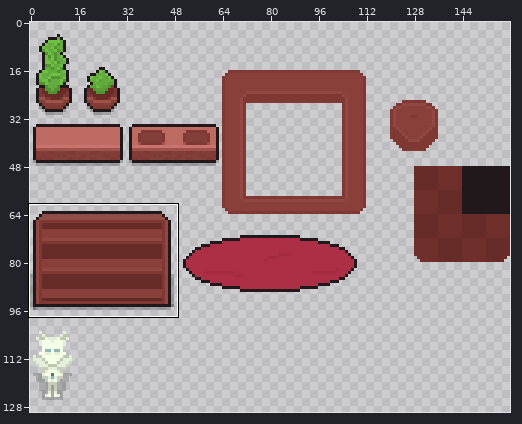
File history of a sprite sheet, Assets/Prototyping/Tilemaps/library.png. The first picture is a wide view before the edit; the outline marks the close-up.
Close-up. The starting point:
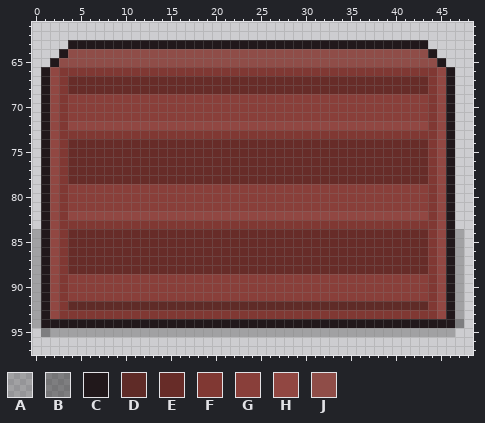
The file is 160x224 pixels. Colours within 5 levels of each other are drawn and written as one. Shown: x 0..48, y 61..97. The wide view leaves out empty margins. The commit also changed other parts of the picture, which this record leaves out.
Palette (. is transparent): A #00000037  B #00000062  C #21181b  D #5f2b27  E #672c28  F #803833  G #893f3a  H #914742  J #8f4d48
And afterwards:
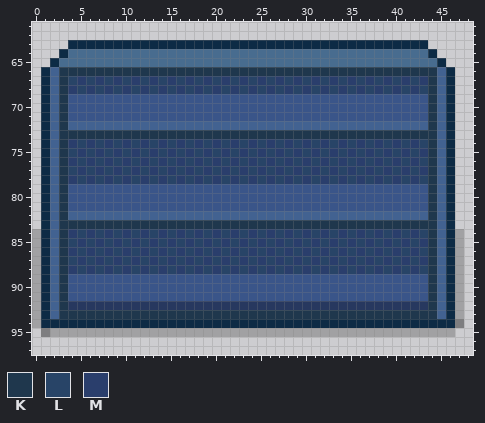
Colours new in this view: K #1f374d  L #284467  M #2a3e6c
The edit:
colour C: #21181b -> #0d2b45
colour D: #5f2b27 -> #27385f
colour G: #893f3a -> #3a5589
colour H: #914742 -> #426291
colour J: #8f4d48 -> #486c8f
y 66: x 3..44 FFFFFFFFFFFFFFFFFFFFFFFFFFFFFFFFFFFFFFFFFF -> KKKKKKKKKKKKKKKKKKKKKKKKKKKKKKKKKKKKKKKKKK
y 67: x 3..44 FEEEEEEEEEEEEEEEEEEEEEEEEEEEEEEEEEEEEEEEEF -> KLMLMLMLMLMLMLMLMLMLMLMLMLMLMLMLMLMLMLMLMK
y 68: x 3..44 FEEEEEEEEEEEEEEEEEEEEEEEEEEEEEEEEEEEEEEEEF -> KMLMLMLMLMLMLMLMLMLMLMLMLMLMLMLMLMLMLMLMLK
y 69..72: x 3 F -> K; x 44 F -> K
y 73: x 3..44 FFFFFFFFFFFFFFFFFFFFFFFFFFFFFFFFFFFFFFFFFF -> KKKKKKKKKKKKKKKKKKKKKKKKKKKKKKKKKKKKKKKKKK
y 74: x 3..44 FEEEEEEEEEEEEEEEEEEEEEEEEEEEEEEEEEEEEEEEEF -> KMLMLMLMLMLMLMLMLMLMLMLMLMLMLMLMLMLMLMLMLK
y 75: x 3..44 FEEEEEEEEEEEEEEEEEEEEEEEEEEEEEEEEEEEEEEEEF -> KLMLMLMLMLMLMLMLMLMLMLMLMLMLMLMLMLMLMLMLMK
y 76: x 3..44 FEEEEEEEEEEEEEEEEEEEEEEEEEEEEEEEEEEEEEEEEF -> KMLMLMLMLMLMLMLMLMLMLMLMLMLMLMLMLMLMLMLMLK
y 77: x 3..44 FEEEEEEEEEEEEEEEEEEEEEEEEEEEEEEEEEEEEEEEEF -> KLMLMLMLMLMLMLMLMLMLMLMLMLMLMLMLMLMLMLMLMK
y 78: x 3..44 FEEEEEEEEEEEEEEEEEEEEEEEEEEEEEEEEEEEEEEEEF -> KMLMLMLMLMLMLMLMLMLMLMLMLMLMLMLMLMLMLMLMLK
y 79..82: x 3 F -> K; x 44 F -> K
y 83: x 3..44 FFFFFFFFFFFFFFFFFFFFFFFFFFFFFFFFFFFFFFFFFF -> KKKKKKKKKKKKKKKKKKKKKKKKKKKKKKKKKKKKKKKKKK
y 84: x 3..44 FEEEEEEEEEEEEEEEEEEEEEEEEEEEEEEEEEEEEEEEEF -> KMLMLMLMLMLMLMLMLMLMLMLMLMLMLMLMLMLMLMLMLK
y 85: x 3..44 FEEEEEEEEEEEEEEEEEEEEEEEEEEEEEEEEEEEEEEEEF -> KLMLMLMLMLMLMLMLMLMLMLMLMLMLMLMLMLMLMLMLMK
y 86: x 3..44 FEEEEEEEEEEEEEEEEEEEEEEEEEEEEEEEEEEEEEEEEF -> KMLMLMLMLMLMLMLMLMLMLMLMLMLMLMLMLMLMLMLMLK
y 87: x 3..44 FEEEEEEEEEEEEEEEEEEEEEEEEEEEEEEEEEEEEEEEEF -> KLMLMLMLMLMLMLMLMLMLMLMLMLMLMLMLMLMLMLMLMK
y 88: x 3..44 FEEEEEEEEEEEEEEEEEEEEEEEEEEEEEEEEEEEEEEEEF -> KMLMLMLMLMLMLMLMLMLMLMLMLMLMLMLMLMLMLMLMLK
y 89..92: x 3 F -> K; x 44 F -> K
y 93: x 3..44 FFFFFFFFFFFFFFFFFFFFFFFFFFFFFFFFFFFFFFFFFF -> KKKKKKKKKKKKKKKKKKKKKKKKKKKKKKKKKKKKKKKKKK
Pixel boxes of the changes (left, top, right, bottom) in both close-ups:
changed: (41, 40, 455, 328)
